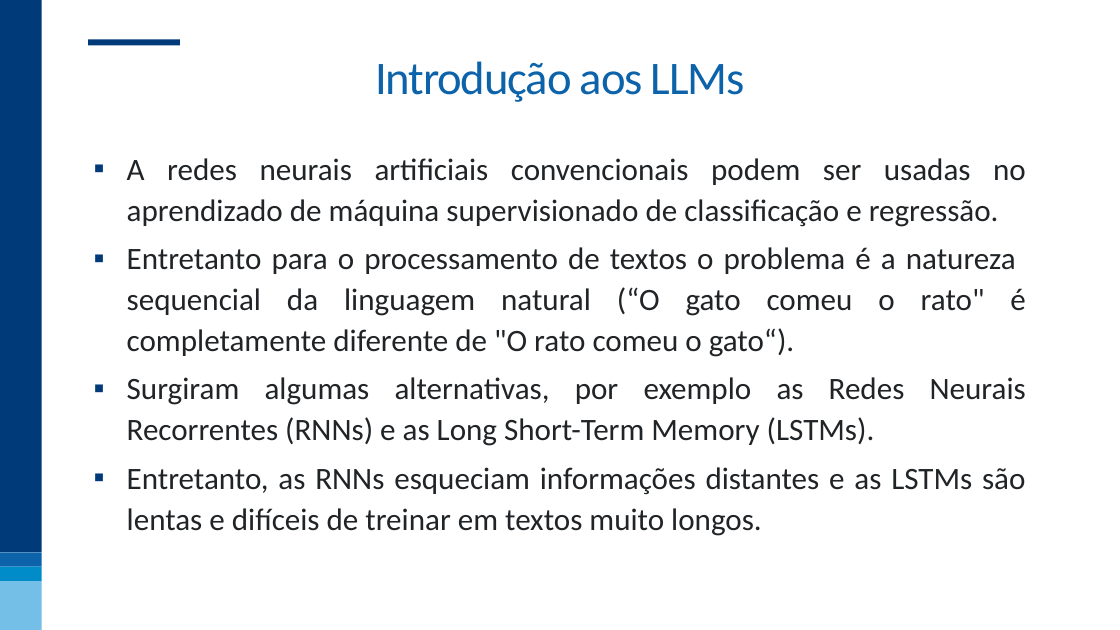
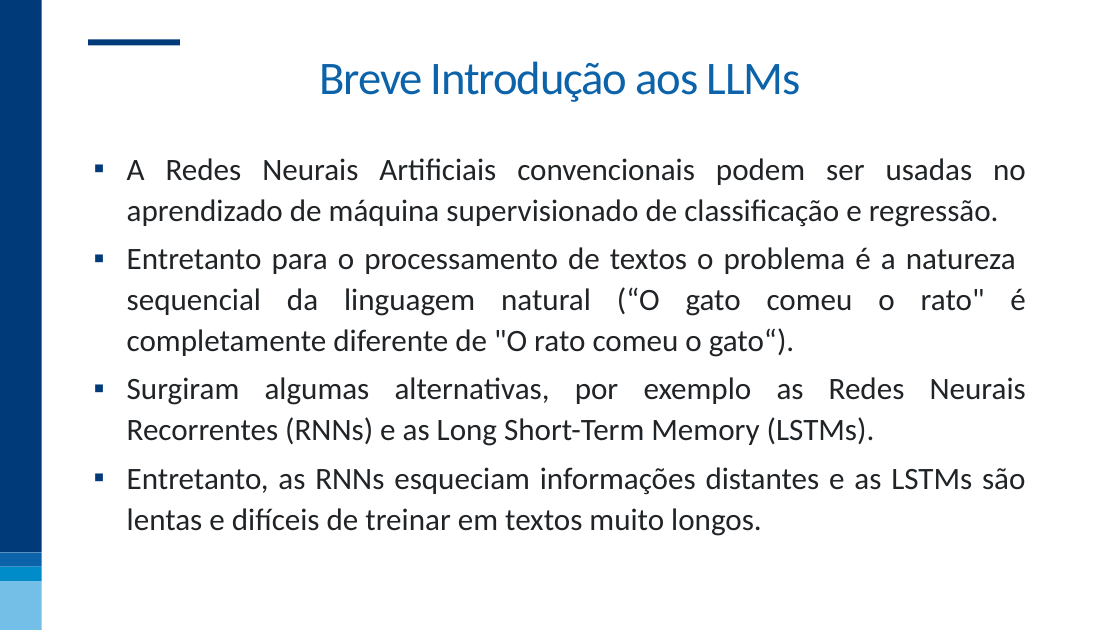
Before and after one commit to nogueira-cavalcante/fgv, a slide deck: slide 8 of MLOps e Versionamento/apresentações/02 - LLMOps e Versionamento.pptx. Drawn at 1120x630 pixels with LibreOffice and Linux fonts; fonts in the diff are those of the drawing; background and template pictures are left out. Boxes give left, top, right and bottom in pixels: in the first picture for what was removed or moved away, otherwise in the second. Text is boxed around its words. In the diff, an @@ line names an element or a change of style, - is before the commit and + after.

```diff
--- a/MLOps e Versionamento/apresentações/02 - LLMOps e Versionamento.pptx
+++ b/MLOps e Versionamento/apresentações/02 - LLMOps e Versionamento.pptx
@@ title at box(319, 61, 801, 102): text changed @@
-Introdução aos LLMs
+Breve Introdução aos LLMs
@@ text at box(127, 158, 1026, 227): text changed @@
-▪ A redes neurais artificiais convencionais podem ser usadas no aprendizado de máquina supervisionado de classificação e regressão.
+▪ A Redes Neurais Artificiais convencionais podem ser usadas no aprendizado de máquina supervisionado de classificação e regressão.
```
Also in this commit, not shown: 24 other slides changed.
